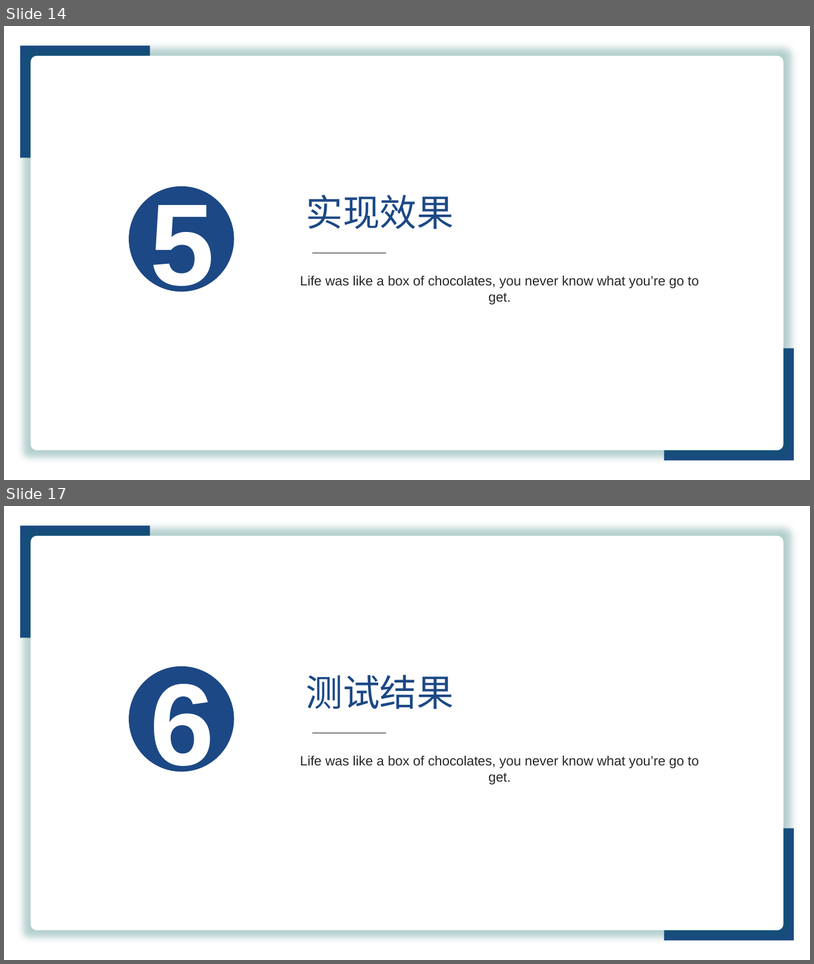
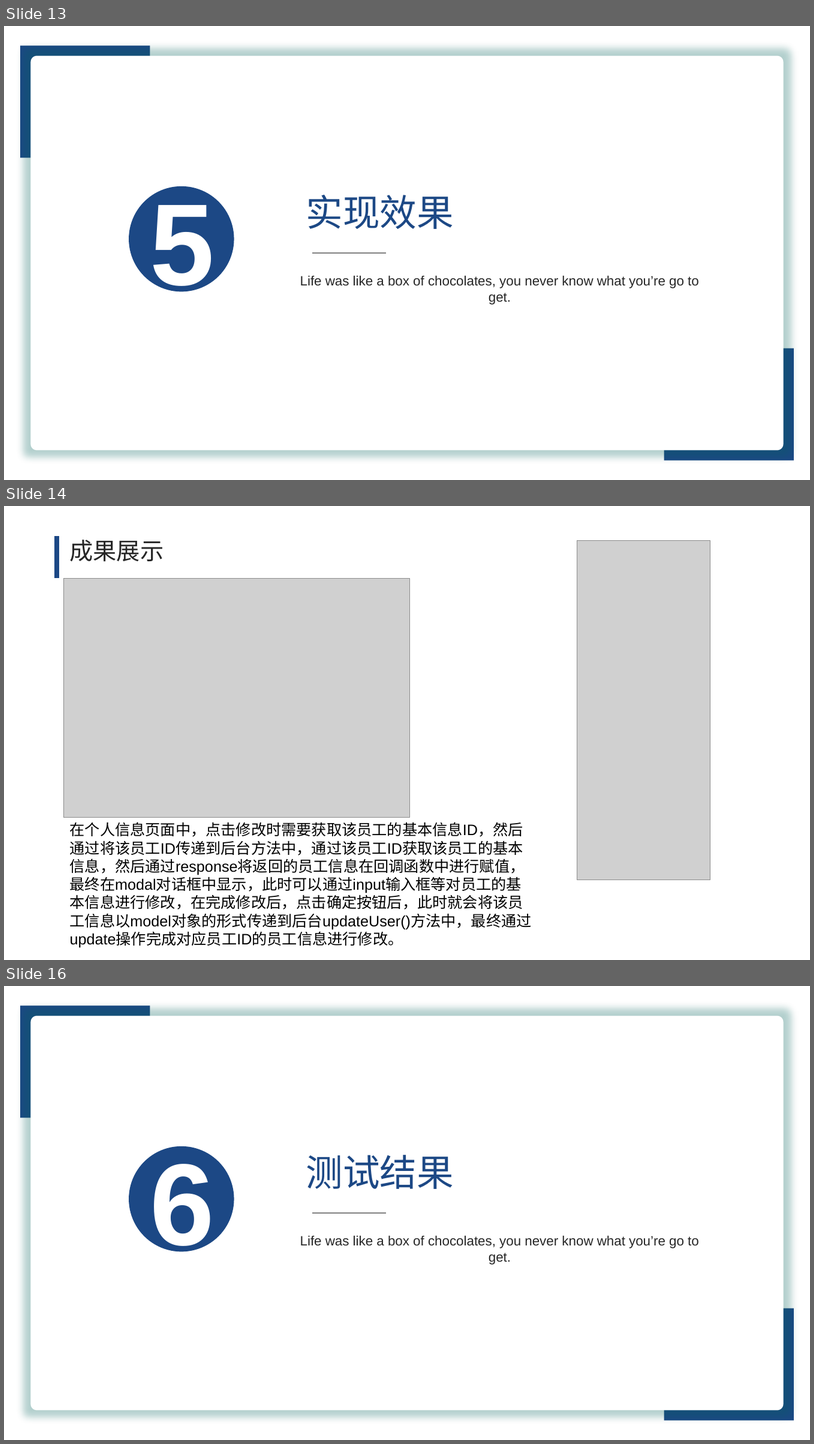
Before and after one commit to liushaoyi1996/lunwen, a slide deck: PPT/yuangong.pptx. Shown one above the other, each under a label of ours: slides 14 and 17 before the commit, slides 13, 14 and 16 after it; the slides between them are not shown. The pictures are 814x964 and 814x1444 pixels, drawn with LibreOffice and Linux fonts; fonts in the diff are those of the drawing; grey boxes stand for pictures. Boxes give left, top, right and bottom in pixels: in the first picture for what was removed or moved away, otherwise in the second. Text is boxed around its words. In the diff, an @@ line names an element or a change of style, - is before the commit and + after.

```diff
--- a/PPT/yuangong.pptx
+++ b/PPT/yuangong.pptx
@@ slide 14 added at <box>4,506,810,960</box>, background #FFFFFF @@
@@ line added from (57, 536) to (57, 578), #1C4885 6 pt @@
@@ text added at <box>70,540,164,561</box>, 28 pt, text #262626 @@
+成果展示
@@ picture added at <box>578,540,711,880</box> @@
@@ picture added at <box>64,578,410,817</box> @@
@@ text added at <box>70,822,532,948</box>, 18 pt, text #000000 @@
+在个人信息页面中，点击修改时需要获取该员工的基本信息ID，然后通过将该员工ID传递到后台方法中，通过该员工ID获取该员工的基本信息，然后通过response将返回的员工信息在回调函数中进行赋值，最终在modal对话框中显示，此时可以通过input输入框等对员工的基本信息进行修改，在完成修改后，点击确定按钮后，此时就会将该员工信息以model对象的形式传递到后台updateUser()方法中，最终通过update操作完成对应员工ID的员工信息进行修改。
@@ what was slide 14 is now slide 13 @@
@@ what was slide 17 is now slide 16 @@
```
Also in this commit, not shown: 7 slides changed, 2 other slides added, 4 slides removed, 2 other files.
